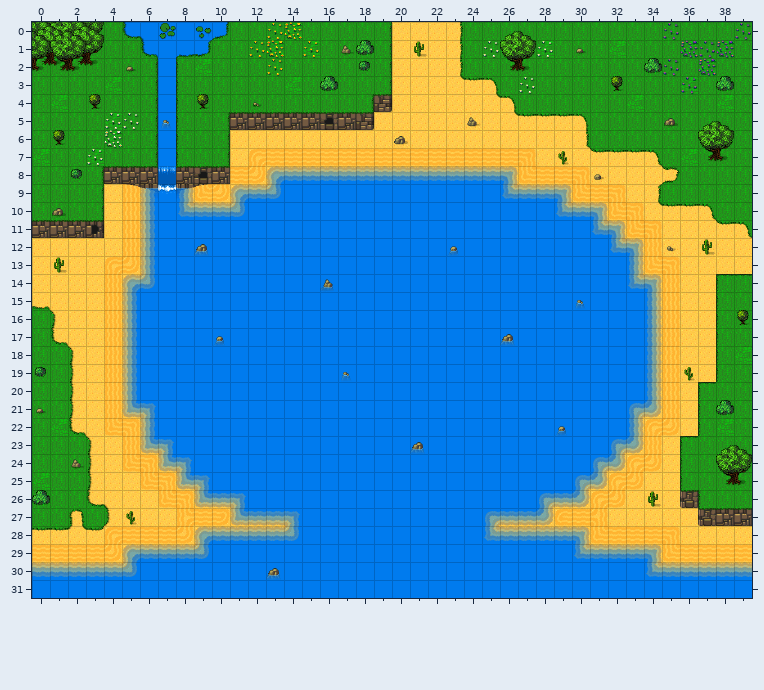
Tiled map -- map2.tmx. The picture above was drawn from the file before the commit.
Cells are 32x32 px. Shown: x 0..39, y 0..31.
Now the later version:
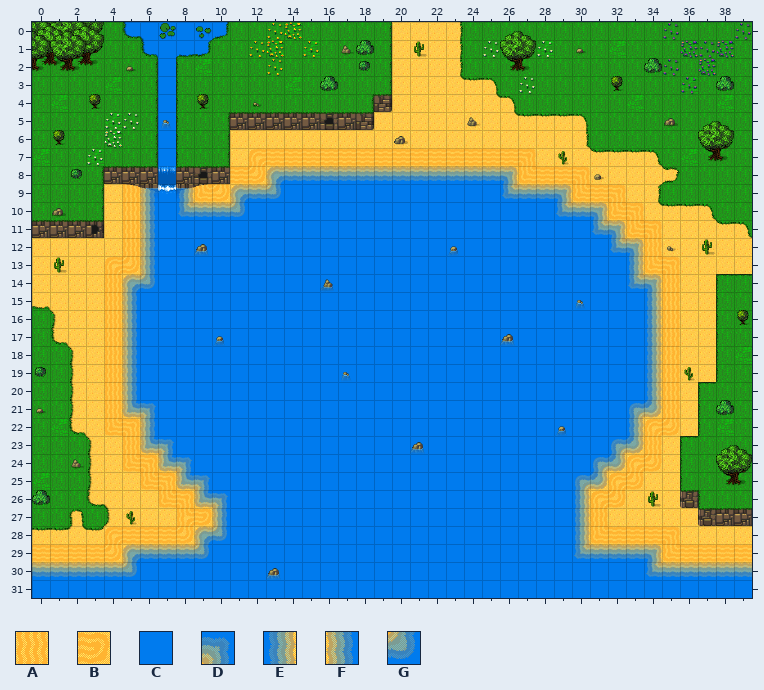
Key: from "Slates v.2 [32x32px orthogonal": A 131, B 242, C 243, D 298, E 352, F 354, G 410.
_ is an empty cell.
Tiles of an added or newly shown layer are drawn over the layers below it.
From old to new:
Layer "test 2" (now shown):
y 26: x 10..11 __ -> DC; x 28..30 ___ -> CCE
y 27: x 9..14 ______ -> BFCCCC; x 25..31 _______ -> CCCCCEA
y 28: x 10..14 _____ -> GCCCC; x 25..30 ______ -> CCCCCE
Changed places in both pictures, as pixel boxes (x1, y1, x2, y2):
added: (203, 493, 300, 541)
added: (484, 491, 599, 544)
